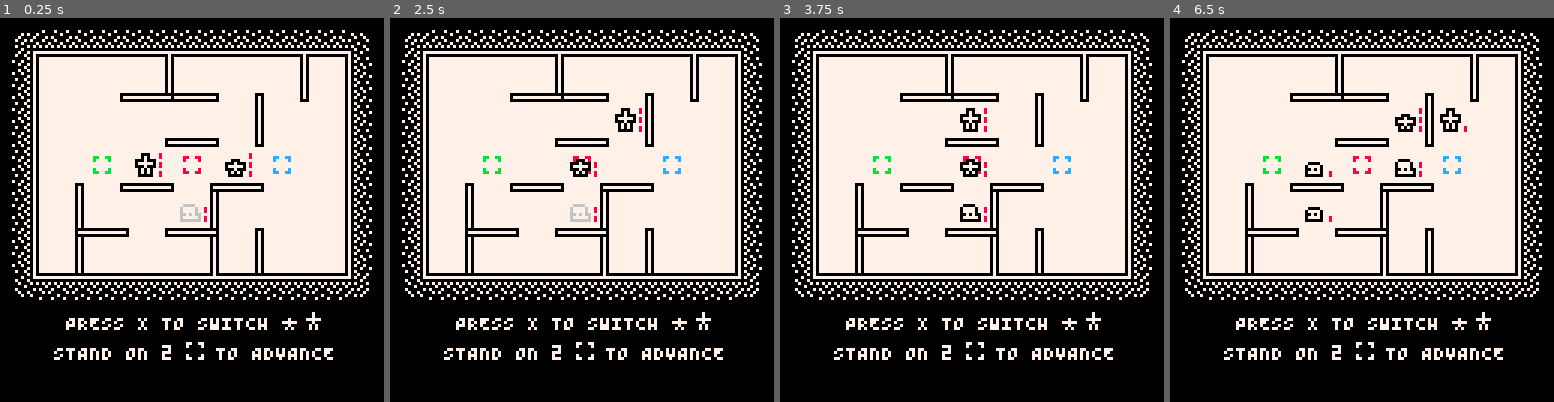
Above: before the commit, frames 1-4 (left to right).
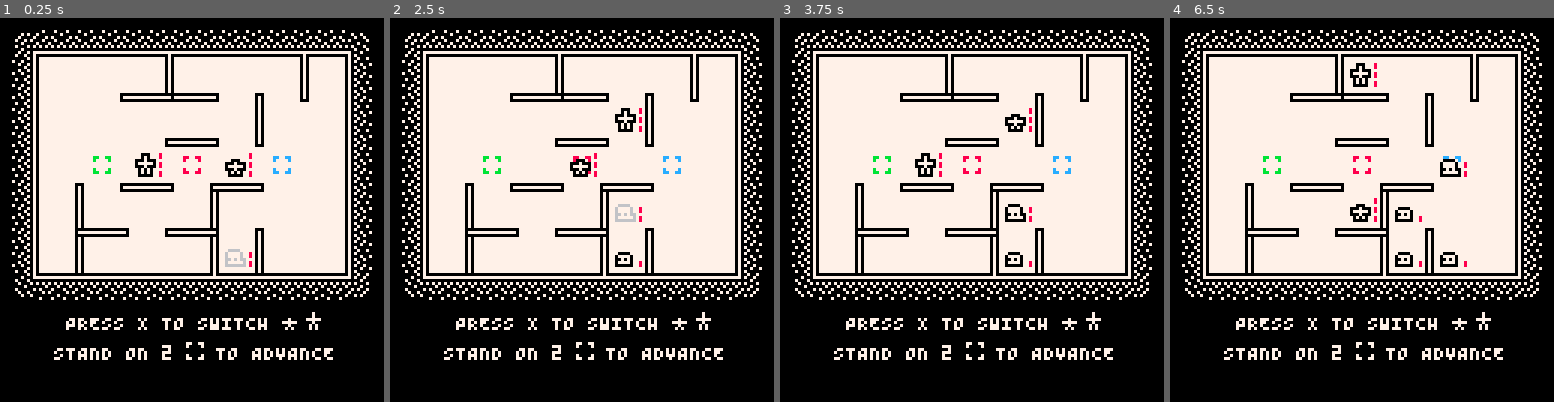
Above: after the commit, the same moments.

Repository: taylordolan/grid-folks
Game: PICO-8 cartridge grid_folks.p8
Two runs of this game, one before a commit and one after it. Both use one fixed random seed, a clock stepped at 60 frames per second and the inputs below.
Inputs:
- Up to frame 1 (0.25 s): no input
- Up to frame 2 (2.5 s): tap X (X key) at 0.33, 1.07, 1.85 s; tap O (Z key) at 0.7, 1.7, 2.1 s; hold Right 1.6-2.1 s; hold Up 2.15-2.42 s; hold Right from 2.47 s (still down)
- Up to frame 3 (3.75 s): tap O (Z key) every 0.4 s from 2.5 to 3.7 s; tap X (X key) at 2.97 s; release Right at 3.03 s; hold Left 3.08-3.58 s; hold Down from 3.63 s (still down)
- Up to frame 4 (6.5 s): release Down at 3.97 s; hold Right 4.02-4.68 s; tap X (X key) at 4.08, 5.2, 6.32 s; tap O (Z key) every 0.4 s from 4.1 to 6.1 s; hold Up 4.73-5.03 s; hold Left 5.08-5.68 s; hold Down 5.73-6.03 s; hold Right from 6.08 s (still down)

The runs differ from the first frame. In frame 1, 0.3% of the frame differs, in the area x 46-66%, y 48-65%; in frame 2, 0.5%; in frame 3, 1.3%; in frame 4, 1.7%, in the area x 35-78%, y 11-65%.

Commit message:
start cleaning up to save memory

Diff:
--- a/grid_folks.p8
+++ b/grid_folks.p8
@@ -33,6 +33,8 @@
 -- [ ] simplify input conditions
 -- [ ] combine functions for creating wall_right and wall_down
 -- [ ] kill the sprites dictionary
+-- [ ] kill screen_seq?
+-- [ ] kill `list` in things
 
 -- game state that gets refreshed on restart
 function _init()
@@ -49,14 +51,6 @@
 			board[x][y] = {}
 		end
 	end
-
-	-- colors dictionary
-	colors = {
-		red = 8,
-		orange = 9,
-		green = 11,
-		blue = 12,
-	}
 
 	-- sounds dictionary
 	sounds = {
@@ -97,12 +91,10 @@
 	-- other lists
 	exits = {}
 	effects = {}
-  particles = {}
   walls = {}
 	colors_bag = {}
-  -- spawn_bag = {}
-  orthogonal_directions = {{-1,0},{1,0},{0,-1},{0,1}}
-  surrounding_directions = {{-1,0},{1,0},{0,-1},{0,1},{-1,-1},{-1,1},{1,-1},{1,1}}
+  o_dirs = {{-1,0},{1,0},{0,-1},{0,1}}
+  s_dirs = {{-1,0},{1,0},{0,-1},{0,1},{-1,-1},{-1,1},{1,-1},{1,1}}
 
 	-- log of recent user input
 	input_queue = {}
@@ -159,10 +151,10 @@
 
 	-- initial pads
 	local initial_pad_tiles = {{2,3}, {4,3}, {6,3}}
+  shuffle(initial_pad_tiles)
 	for next in all({008, 011, 012}) do
-		local _i = flr(rnd(#initial_pad_tiles)) + 1
-		set_tile(new_pad(next), initial_pad_tiles[_i])
-		del(initial_pad_tiles, initial_pad_tiles[_i])
+		set_tile(new_pad(next), initial_pad_tiles[1])
+		del(initial_pad_tiles, initial_pad_tiles[1])
 	end
 	for next in all({{2,3}, {3,3}, {4,3}, {5,3}}) do
 		local wall = find_type_in_tile("wall_right", next)
@@ -192,9 +184,6 @@
     [120] = {"dash","timid","slime","grow"},
   }
   spawn_functions = {
-    -- ["sleep"] = function()
-    --   new_enemy_sleep():deploy()
-    -- end,
     ["timid"] = function()
       new_enemy_timid():deploy()
     end,
@@ -236,35 +225,25 @@
 	if mode == "title" and btnp(5) then
 		mode = "game"
 		return
-	elseif mode == "game" and is_game_over() then
-		if btnp(5) then
-			_init()
-			mode = "game"
-		end
+	elseif mode == "game" and is_game_over() and btnp(5) then
+    _init()
+    mode = "game"
 		return
 	end
 
 	-- for complicated reasons, this value should be set to
 	-- one *less* than the maximum allowed number of rapid player inputs
 	if #input_queue < 2 then
-		local input
-		-- left
-		if btnp(0) then
-			input = {-1, 0}
-		-- right
-		elseif btnp(1) then
-			input = {1, 0}
-		-- up
-		elseif btnp(2) then
-			input = {0, -1}
-		-- down
-		elseif btnp(3) then
-			input = {0, 1}
-		-- x
-		elseif btnp(5) then
-			input = 5
-		end
-		add(input_queue, input)
+    local input
+    -- local dirs = {{-1,0},{1,0},{0,-1},{0,1}}
+    for i=0, 3 do
+      if btnp(i) then
+        add(input_queue, o_dirs[i+1])
+      end
+    end
+    if btnp(5) then
+      add(input_queue, 5)
+    end
 	end
 
 	if delay > 0 then
@@ -282,7 +261,6 @@
 		end
 		del(input_queue, input_queue[1])
 	elseif player_turn == false then
-		update_hero_abilities()
 		if should_advance() then
 			add_button()
 			refresh_pads()
@@ -305,10 +283,6 @@
       spawn_bag_instance = copy(spawn_bag)
       shuffle(spawn_bag_instance)
     end
-    -- if #spawn_bag_instance == 0 then
-    --   spawn_bag_instance = spawn_bag
-    --   shuffle(spawn_bag_instance)
-    -- end
 
     -- spawn enemy
     for i = 1, spawn_turns[turns] do
@@ -329,19 +303,18 @@
   for next in all(enemies) do
     if next.health <= 0 and #next.screen_seq <= 1 then
       next:destroy()
-      local _s = tile_to_screen({next.x,next.y})
+      local _s = tile_to_screen(tile(next))
       new_pop({_s[1],_s[2]})
     end
   end
 
 	if delay <= 0 then
 		-- game won test
-		local a_xy = {hero_a.x, hero_a.y}
-		local b_xy = {hero_b.x, hero_b.y}
+		local a_xy = tile(hero_a)
+		local b_xy = tile(hero_b)
 		local reached_exit_a = find_type_in_tile("exit", a_xy)
 		local reached_exit_b = find_type_in_tile("exit", b_xy)
 		if reached_exit_a and reached_exit_b then
-			update_hero_abilities()
 			score += 100
 			depth -= 1
 			sfx(sounds.win, 3)
@@ -395,10 +368,9 @@
 		exits,
 		buttons,
 		walls,
-    particles,
+		effects,
 		enemies,
 		heroes,
-		effects,
 	}) do
 		for next in all(list) do
 			next:draw()
@@ -538,7 +510,6 @@
 		sprite_seq = {},
 		-- a sequence of palette modifications
 		pal_seq = {{010,010}},
-    default_pal = {010,010},
 		end_draw = function(self)
 			-- for all these lists, if there's more than one value, remove the first one
 			if #self.screen_seq > 1 then
@@ -585,16 +556,14 @@
 			ally = heroes[1]
 		end
 
-		-- todo: maybe i can use this to remove update_hero_abilities()
-		local ally_button = find_type_in_tile("button", {ally.x, ally.y})
-		local next_tile = {self.x + direction[1], self.y + direction[2]}
+		local next_tile = add_pairs(tile(self), direction)
 
 		-- this is where the actual acting starts
 		-- if the destination exists and the tile isn't occupied by your ally
 		if location_exists(next_tile) and not find_type_in_tile("hero", next_tile) then
 
 			local enemy = find_type_in_tile("enemy", next_tile)
-			local wall = is_wall_between({self.x, self.y}, next_tile)
+			local wall = is_wall_between(tile(self), next_tile)
 
 			-- if jump is enabled and there's a wall in the way
 			if self.jump then
@@ -602,7 +571,7 @@
 					hit_target(enemy, 3)
 					player_turn = false
 				end
-				local _here = tile_to_screen({self.x, self.y})
+				local _here = tile_to_screen(tile(self))
 				local _next = tile_to_screen(next_tile)
 				local _half = {(_here[1] + _next[1]) / 2, _here[2]-4}
 				set_tile(self, next_tile)
@@ -629,7 +598,7 @@
 				elseif enemy then
 					hit_target(enemy, 1)
 					sfx(sounds.hero_bump, 3)
-					local here = tile_to_screen({self.x, self.y})
+					local here = tile_to_screen(tile(self))
 					local bump = {here[1] + direction[1] * 4, here[2] + direction[2] * 4}
 					transition_to(self, {bump, here}, t_frames/2, 0)
 					delay = max(delay, t_frames * 2)
@@ -644,6 +613,15 @@
 				end
 			end
 		end
+    -- update buttons
+    local _b = find_type_in_tile("button", tile(self))
+    if _b then
+      if _b.color == 012 then
+        ally.jump = true
+      elseif _b.color == 011 then
+        ally.shoot = true
+      end
+    end
 	end
 
 	new_hero.draw = function(self)
@@ -658,8 +636,9 @@
 		-- set the current screen destination using the first value in screen_seq
 		local sx = self.screen_seq[1][1]
 		local sy = self.screen_seq[1][2]
-		local ax = tile_to_screen({self.x, self.y})[1]
-		local ay = tile_to_screen({self.x, self.y})[2]
+    -- todo: clean this up
+		local ax = tile_to_screen(tile(self))[1]
+		local ay = tile_to_screen(tile(self))[2]
 
 		-- default palette updates
 		palt(015, true)
@@ -670,8 +649,8 @@
 			pal(006, 011)
 			pal(010, 007)
 			if self.active then
-				for next in all(orthogonal_directions) do
-					local _a = {self.x, self.y}
+				for next in all(o_dirs) do
+					local _a = tile(self)
 					local _b = {self.x + next[1], self.y + next[2]}
 					local sprite = next[2] == 0 and 003 or 004
 					local flip_x
@@ -691,8 +670,8 @@
 			pal(006, 012)
 			pal(010, 007)
 			if self.active then
-				for next in all(orthogonal_directions) do
-					local _a = {self.x, self.y}
+				for next in all(o_dirs) do
+					local _a = tile(self)
 					local _b = {self.x + next[1], self.y + next[2]}
 					local sprite = next[2] == 0 and 003 or 004
 					local flip_x
@@ -713,8 +692,8 @@
 		else
 			pal(010, 007)
 			if self.active then
-				for next in all(orthogonal_directions) do
-					local _a = {self.x, self.y}
+				for next in all(o_dirs) do
+					local _a = tile(self)
 					local _b = {self.x + next[1], self.y + next[2]}
 					local sprite = next[2] == 0 and 003 or 004
 					local flip_x
@@ -753,7 +732,6 @@
 	_e.stunned = true
 	_e.health = 2
 	_e.list = enemies
-  _e.default_pal = {010,010}
   _e.target = nil
   _e.step = nil
 
@@ -773,7 +751,7 @@
   _e.get_target = function(self)
     local targets = {}
     for next in all(heroes) do
-      if distance({self.x,self.y},{next.x,next.y}) == 1 then
+      if distance(tile(self),tile(next)) == 1 then
         add(targets, next)
       end
     end
@@ -797,7 +775,7 @@
     shuffle(targets)
     local target = targets[1]
     -- get possible steps by ideal distance
-    local steps = get_steps({self.x,self.y},{target.x,target.y})
+    local steps = get_steps(tile(self),tile(target))
     -- eliminate any ideal steps that have enemies in them
     for next in all(steps) do
       if find_type_in_tile("enemy", next) then
@@ -806,7 +784,7 @@
     end
     -- if there are now no options, get possible steps by avoid distance
     if #steps == 0 then
-      steps = get_steps({self.x,self.y},{target.x,target.y},"enemy")
+      steps = get_steps(tile(self),tile(target),"enemy")
     end
     if #steps == 0 then
       return get_random_move(tile(self))
@@ -826,8 +804,8 @@
   _e.attack = function(self)
     if self.target then
       hit_target(self.target, 1)
-      local direction = get_direction({self.x,self.y}, {self.target.x,self.target.y})
-      local here = tile_to_screen({self.x, self.y})
+      local direction = get_direction(tile(self), tile(self.target))
+      local here = tile_to_screen(tile(self))
       local bump = {here[1] + direction[1] * 4, here[2] + direction[2] * 4}
       transition_to(self, {bump, here}, t_frames/2, 2)
       delay = max(delay, t_frames * 2)
@@ -855,7 +833,6 @@
 		-- default palette updates
 		palt(015, true)
 		palt(000, false)
-    pal(self.default_pal[1],self.default_pal[2])
 		if self.stunned and player_turn == false or self.stunned and delay == 0 then
 			pal(000, 006)
 		end
@@ -938,7 +915,7 @@
 
   _e.get_target = function(self)
     local target
-    for dir in all(orthogonal_directions) do
+    for dir in all(o_dirs) do
       local _t = get_ranged_targets(self, dir)[1]
       if _t and target then
         local s_t = tile(self)
@@ -961,7 +938,7 @@
 
   _e.get_step = function(self)
     if self.target then
-      return {self.target.x,self.target.y}
+      return tile(self.target)
     else
       return self:get_step_toward_hero()
     end
@@ -970,7 +947,7 @@
   _e.attack = function(self)
     if self.target then
       hit_target(self.target, 1)
-      local dest = tile_to_screen({self.target.x, self.target.y})
+      local dest = tile_to_screen(tile(self.target))
       transition_to(self, {dest}, t_frames, 0)
       delay = max(delay, t_frames * 2)
       sfx(sounds.enemy_bump, 3)
@@ -987,7 +964,7 @@
 
   _e.move = function(self)
     if self.step then
-      set_tile(new_enemy_baby(), {self.x,self.y})
+      set_tile(new_enemy_baby(), tile(self))
       set_tile(self, self.step)
       transition_to(self, {tile_to_screen(self.step)}, t_frames, 0)
       delay = max(delay, t_frames * 2)
@@ -998,8 +975,8 @@
   _e.attack = function(self)
     if self.target then
       hit_target(self.target, 1)
-      local direction = get_direction({self.x,self.y}, {self.target.x,self.target.y})
-      local here = tile_to_screen({self.x, self.y})
+      local direction = get_direction(tile(self), tile(self.target))
+      local here = tile_to_screen(tile(self))
       local bump = {here[1] + direction[1] * 4, here[2] + direction[2] * 4}
       transition_to(self, {bump, here}, t_frames/2, 2)
       delay = max(delay, t_frames * 2)
@@ -1097,11 +1074,11 @@
         del(friends, self)
         local friends = get_closest(self, friends, "hero")
         local friend = friends[1]
-        if pair_equal({self.x,self.y},{friend.x,friend.y}) then
+        if pair_equal(tile(self),tile(friend)) then
           self.health = 0
           friend.health = 0
           local big = new_enemy_grown()
-          set_tile(big,{self.x,self.y})
+          set_tile(big,tile(self))
         end
       end
     end
@@ -1117,7 +1094,7 @@
     if #grow_enemies <= 1 then
       local targets = {}
       for next in all(heroes) do
-        if distance({self.x,self.y},{next.x,next.y}) == 1 then
+        if distance(tile(self),tile(next)) == 1 then
           add(targets, next)
         end
       end
@@ -1185,12 +1162,12 @@
 
 function get_closest(thing, options, avoid)
   local closest = {options[1]}
-  local here = {thing.x,thing.y}
+  local here = tile(thing)
 
   for i = 2, #options do
-    local a = {closest[1].x,closest[1].y}
+    local a = tile(closest[1])
     local a_dist = distance(here, a, avoid)
-    local b = {options[i].x,options[i].y}
+    local b = tile(options[1])
     local b_dist = distance(here, b, avoid)
     if b_dist < a_dist then
       closest = {options[i]}
@@ -1238,7 +1215,7 @@
 function new_shot(thing, dir)
 
   local wall = nil
-  local now_tile = {thing.x, thing.y}
+  local now_tile = tile(thing)
 
 	while wall == nil do
 		-- define the next tile
@@ -1453,7 +1430,7 @@
 	-- this is here for now because enemy buttons need to be triggered when enemies step or are deployed
 	-- todo: this should probably be done differently somehow
 	if thing.type == "enemy" then
-		local button = find_type_in_tile("button", {thing.x, thing.y})
+		local button = find_type_in_tile("button", tile(thing))
 		if button and button.color == 008 then
 			turn_health_gain += 1
 		elseif button and button.color == 009 then
@@ -1542,7 +1519,7 @@
 			local sx = self.screen_seq[1][1]
 			local sy = self.screen_seq[1][2]
       local sign = amount > 0 and "+" or ""
-			for next in all(surrounding_directions) do
+			for next in all(s_dirs) do
 				print(sign .. amount, sx+next[1], sy+next[2], outline)
 			end
 			print(sign .. amount, sx, sy, color)
@@ -1583,12 +1560,12 @@
         self.s_x += self.v_x
         self.s_y += self.v_y
         if self.frames <= 0 then
-          del(particles,self)
+          del(effects,self)
         end
         pal()
       end
     }
-    add(particles,_p)
+    add(effects,_p)
   end
   for i=1, 8 do
     new_particle(s)
@@ -1647,7 +1624,7 @@
 
 function get_ranged_targets(thing, direction)
 
-	local now_tile = {thing.x, thing.y}
+	local now_tile = tile(thing)
   local targets = {}
 
 	while true do
@@ -1671,69 +1648,35 @@
 	end
 end
 
+function add_pairs(tile,dir)
+  return {tile[1] + dir[1], tile[2] + dir[2]}
+end
+
 function update_targets()
 	for next in all(enemies) do
 		next.is_shoot_target = false
 		next.is_jump_target = false
 	end
-	for h in all(heroes) do
-		if h.shoot and h.active then
-			for d in all({{0, -1}, {0, 1}, {-1, 0}, {1, 0}}) do
-				local targets = get_ranged_targets(h, d)
-				for next in all(targets) do
-					next.is_shoot_target = true
-				end
-			end
-		end
-		if h.jump and h.active then
-			local h_tile = {h.x, h.y}
-			for d in all({{0, -1}, {0, 1}, {-1, 0}, {1, 0}}) do
-				local enemy = find_type_in_tile("enemy", {h_tile[1] + d[1], h_tile[2] + d[2]})
-				if enemy then
-					enemy.is_jump_target = true
-				end
-			end
-		end
-	end
-end
-
--- updates both heroes' abilities and sprites
--- based on the button that their ally is standing on
-function update_hero_abilities()
-
-	for next in all(heroes) do
-
-		-- find the ally
-		local ally
-		if heroes[1] == next then
-			ally = heroes[2]
-		else
-			ally = heroes[1]
-		end
-
-		local next_xy = {next.x, next.y}
-		local ally_xy = {ally.x, ally.y}
-
-		-- set hero deets to their defaults
-		next.jump = false
-		next.shoot = false
-
-		-- if the ally's tile is a button, update the hero's deets
-		local button = find_type_in_tile("button", ally_xy)
-		if button then
-			if button.color == 012 then
-				next.jump = true
-			elseif button.color == 011 then
-				next.shoot = true
-			end
-		end
-	end
+  local h = active_hero()
+  for d in all({{0, -1}, {0, 1}, {-1, 0}, {1, 0}}) do
+    if h.shoot then
+      local targets = get_ranged_targets(h, d)
+      for next in all(targets) do
+        next.is_shoot_target = true
+      end
+    elseif h.jump then
+      local enemy = find_type_in_tile("enemy", add_pairs(tile(h),d))
+      if enemy then
+        enemy.is_jump_target = true
+      end
+    end
+  end
 end
 
 function should_advance()
 	-- get tiles for both heroes
-	local a_xy = {hero_a.x, hero_a.y}
-	local b_xy = {hero_b.x, hero_b.y}
+	local a_xy = tile(hero_a)
+	local b_xy = tile(hero_b)
 
 	-- find any pads that heroes are occupying
 	local a_p = find_type_in_tile("pad", b_xy)
@@ -1750,8 +1693,8 @@
 function add_button()
 
 	-- get tiles for both heroes
-	local a_xy = {hero_a.x, hero_a.y}
-	local b_xy = {hero_b.x, hero_b.y}
+	local a_xy = tile(hero_a)
+	local b_xy = tile(hero_b)
 
 	-- find which pads that heroes are occupying
 	local a_p = find_type_in_tile("pad", b_xy)
@@ -1920,7 +1863,7 @@
 				local x_pos = (self.x - 1) * 8 + (self.x - 1) * 7 + 15
 				local y_pos = (self.y - 1) * 8 + (self.y - 1) * 7 + 15
 
-				local hero_l = find_type_in_tile("hero", {self.x, self.y})
+				local hero_l = find_type_in_tile("hero", tile(self))
 				local hero_r = find_type_in_tile("hero", {self.x + 1, self.y})
 
 				local x3 = x_pos + 11
@@ -1957,7 +1900,7 @@
 				local x_pos = (self.x - 1) * 8 + (self.x - 1) * 7 + 15
 				local y_pos = (self.y - 1) * 8 + (self.y - 1) * 7 + 15
 
-				local hero_u = find_type_in_tile("hero", {self.x, self.y})
+				local hero_u = find_type_in_tile("hero", tile(self))
 				local hero_d = find_type_in_tile("hero", {self.x, self.y + 1})
 
 				local x3 = x_pos - 4
